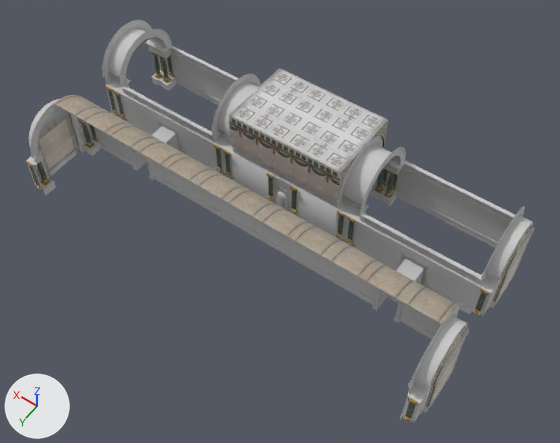
An edit to the OBJ model 3D Obj/Hallway.obj, drawn before and after from the same camera.
The view is the same before and after, from a 50 mm camera at (-28.1, 67.8, 60.9) aimed at (-1.7, 30.8, 2.9). Arrows for +X, +Y and +Z are at lower left; the lights stay in place. Where no turn or scale is listed for an object, it has been applied to the vertices.

The first picture shows 'Gang_Cap_Bogen001', 'Gang_Dach_Bogen_Var008', 'Gang_Dach_Ecke002', 'Gang_Dach_Ecke003', 'Gang_Endstck071', 'Gang_Endstck073', 'Gang_Wand_Standart065', 'Gang_Wand_Standart066', 'Gang_Wand_Statue011', 'Gang_Wand_Tre_005', 'Gang_Wand_Tre_006', 'Gang_Wand_Tre_008'.
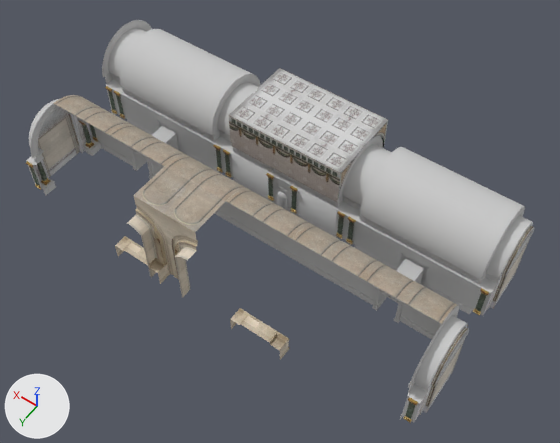
Changed parts and their boxes (x1, y1, x2, y2) in the pictures (560 x 443 px):
'Box010', added: after (120, 29, 525, 279)
'Box009', added: after (128, 166, 225, 298)
'fensterbrett012', added (beige): after (230, 308, 290, 360)
'fensterbrett013', added (beige): after (115, 236, 170, 284)
'Gang_Wand_Standart065', unchanged, covered by the edit: before (397, 161, 461, 225)
'Gang_Wand_Standart066', unchanged, covered by the edit: before (451, 188, 515, 248)
'Gang_Wand_Standart067', unchanged, covered by the edit: before (171, 46, 219, 105)

What changed in the scene script:
```text
Add mat_roof__tile__flat:
    mat_roof__tile__flat = principled_material('Roof__Tile__Flat')
    mat_roof__tile__flat.base_color = (0.588, 0.588, 0.588)  # light grey #cacaca
    mat_roof__tile__flat.roughness = 0.9
Add me_fensterbrett013:
    me_fensterbrett013.from_pydata(...)  # 88 vertices, 148 faces; spans x 4.38..9.73, y 39.9..41.55, z -0.01..2.07
    me_fensterbrett013.materials.append(mat_material__887)  # picture img_bricks_jpg
Add me_fensterbrett012:
    me_fensterbrett012.from_pydata(...)  # 88 vertices, 148 faces; spans x -9.36..-4.01, y 39.9..41.55, z -0.01..2.07
    me_fensterbrett012.materials.append(mat_material__887)  # picture img_bricks_jpg
Add me_box010:
    me_box010.from_pydata(...)  # 228 vertices, 288 faces; spans x -20.6..20.9, y 19.5..27.7, z 5.6..9.7
    me_box010.materials.append(mat_roof__tile__flat)  # its picture is missing
Add me_box009:
    me_box009.from_pydata(...)  # 150 vertices, 251 faces; spans x 0.19..7.06, y 36.09..41.55, z -0.01..9.74
    me_box009.materials.append(mat_material__887)  # picture img_bricks_jpg
Add ob_fensterbrett013:
    ob_fensterbrett013 = bpy.data.objects.new('fensterbrett013', me_fensterbrett013)
    ob_fensterbrett013.location = (0.0, 0.0, 0.0)
Add ob_fensterbrett012:
    ob_fensterbrett012 = bpy.data.objects.new('fensterbrett012', me_fensterbrett012)
    ob_fensterbrett012.location = (0.0, 0.0, 0.0)
Add ob_box010:
    ob_box010 = bpy.data.objects.new('Box010', me_box010)
    ob_box010.location = (0.0, 0.0, 0.0)
Add ob_box009:
    ob_box009 = bpy.data.objects.new('Box009', me_box009)
    ob_box009.location = (0.0, 0.0, 0.0)
```
